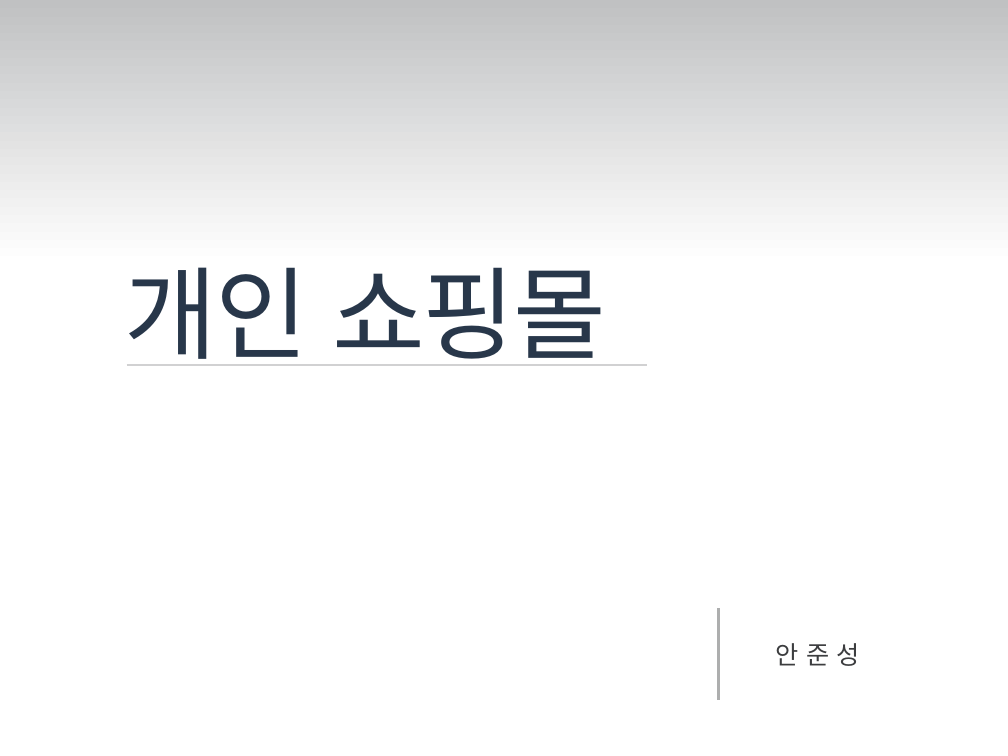
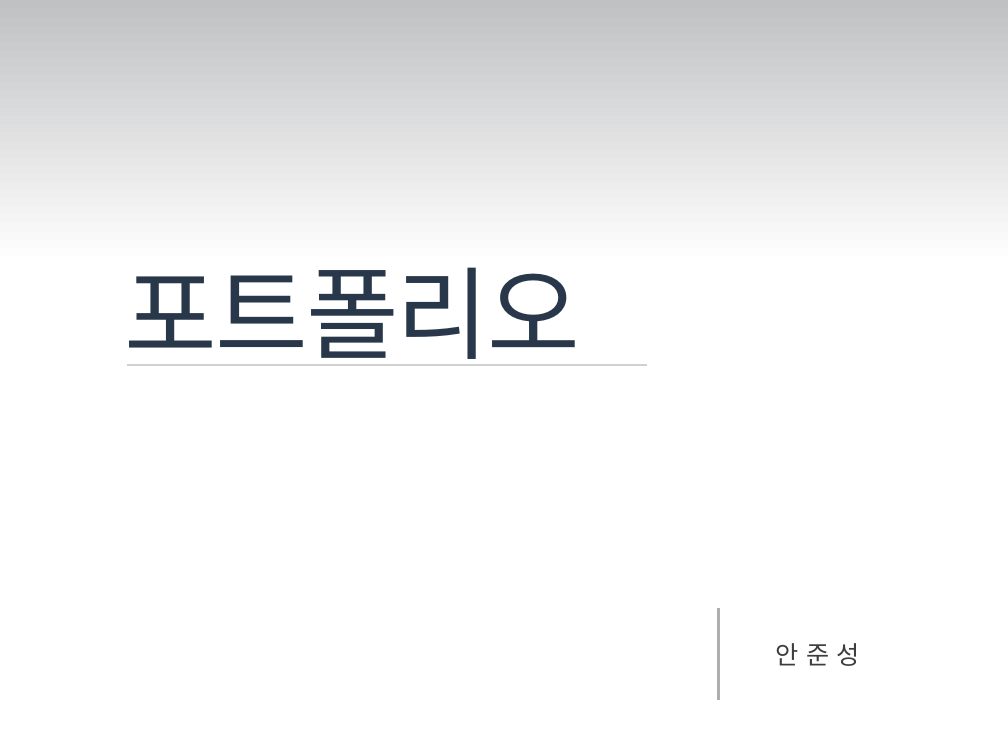
Before and after one commit to dksdlcks12/Portfolio, a slide deck: slide 1 of 새 폴더/제출용 폴더 - 복사본/포트폴리오_안준성.pptx. Drawn at 1008x756 pixels with LibreOffice and Linux fonts; fonts in the diff are those of the drawing. Boxes give left, top, right and bottom in pixels: in the first picture for what was removed or moved away, otherwise in the second. Text is boxed around its words. In the diff, an @@ line names an element or a change of style, - is before the commit and + after.

Commit message:
ㅇㅅㅇ

```diff
--- a/새 폴더/제출용 폴더 - 복사본/포트폴리오_안준성.pptx
+++ b/새 폴더/제출용 폴더 - 복사본/포트폴리오_안준성.pptx
@@ text at <box>125,267,580,366</box>: text changed @@
-개인 쇼핑몰
+포트폴리오
```
